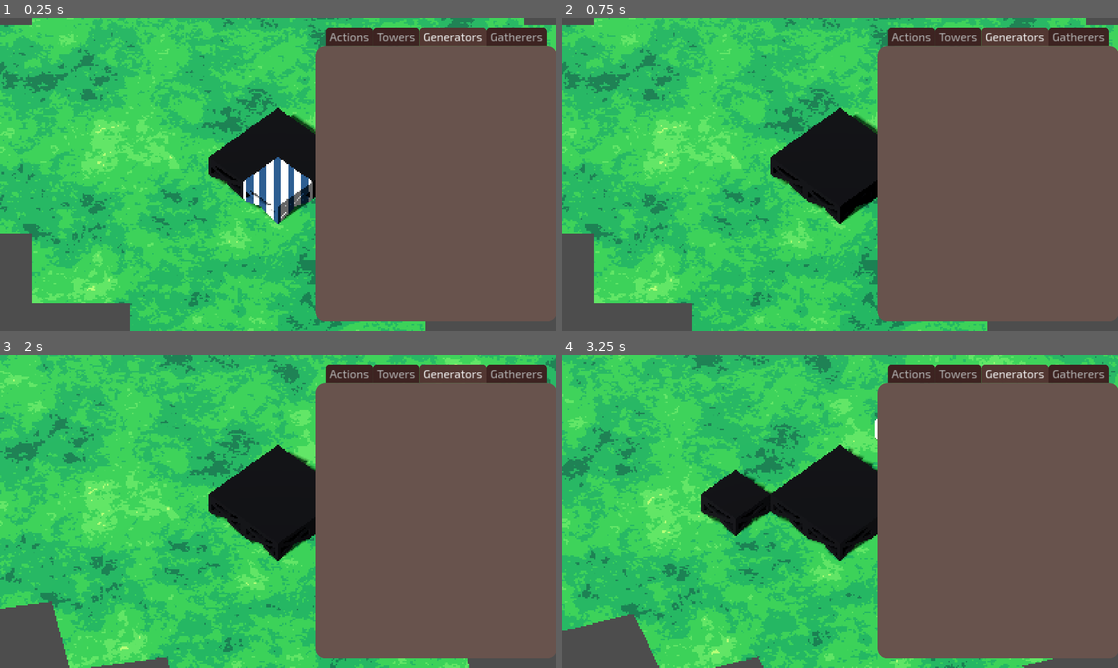
Above: before the commit, frames 1-4 (two rows, left to right).
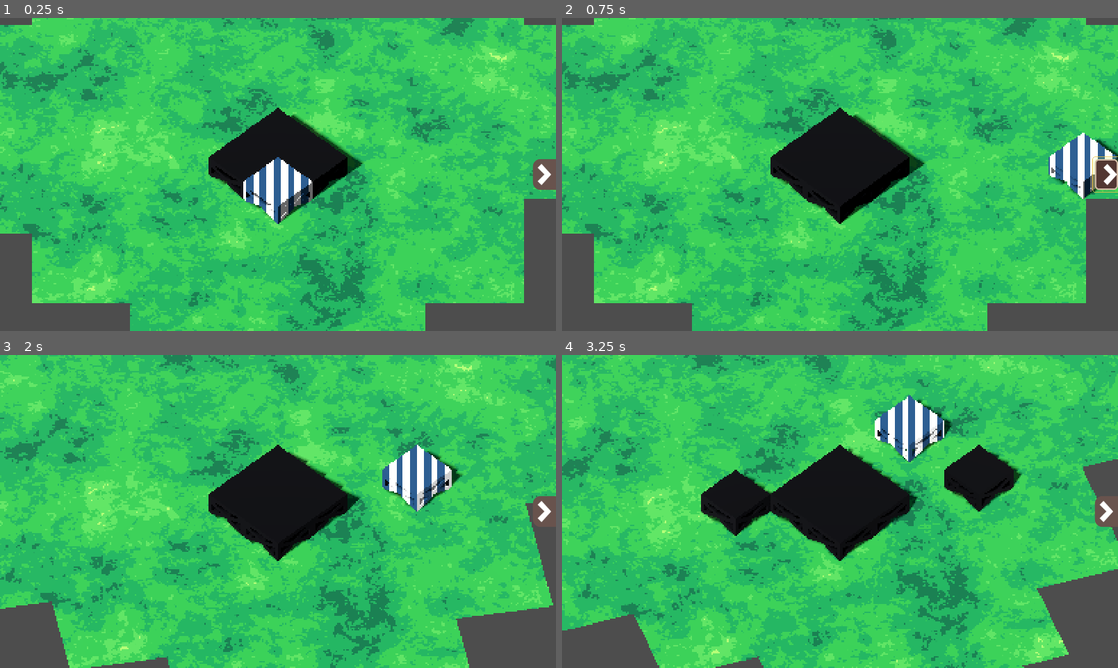
Above: after the commit, the same moments.

Repository: GamemakerPixel/cs315-project-3
Game: Godot game, scene res://scenes/maps/test_map.tscn
Same seed, same stepped clock (60 frames per second), same inputs: the game is played once before the commit and once after it. The project has no main scene, so this scene is started directly.
Inputs (mouse positions are in pixels of both pictures, inside the frame that each line leads up to):
- Up to frame 1 (0.25 s): no input
- Up to frame 2 (0.75 s): click (1106, 174) at 0.52 s
- Up to frame 3 (2 s): move the mouse to (400, 495) at 1.27 s; press the mouse at (400, 495) at 1.28 s; hold D (turn_right) from 1.28 s (still down)
- Up to frame 4 (3.25 s): move the mouse to (728, 527) at 2.02 s; release D (turn_right) at 2.03 s; release the mouse at (728, 527) at 2.03 s; hold S (backward) 2.03-2.78 s; click (728, 527) at 2.1 s; move the mouse to (895, 442) at 2.77 s; press the mouse at (895, 442) at 2.78 s; hold D (turn_right) from 2.78 s (still down)

The runs differ from the first frame. In frame 1, 40% of the frame differs, in the area x 56-100%, y 3-97%; in frame 2, 40%; in frame 3, 40%; in frame 4, 40%.

Commit message:
Add visibility button to UI

Diff:
--- /dev/null
+++ b/external/textures/ui/visibility_button_icon.svg
@@ -0,0 +1,50 @@
+<?xml version="1.0" encoding="UTF-8" standalone="no"?>
+<!-- Created with Inkscape (http://www.inkscape.org/) -->
+
+<svg
+   width="48"
+   height="48"
+   viewBox="0 0 48 48.000002"
+   version="1.1"
+   id="svg1"
+   inkscape:version="1.4 (e7c3feb100, 2024-10-09)"
+   sodipodi:docname="visibility_button_icon.svg"
+   inkscape:export-filename="/home/aidan/Programs/Development/School/cs315/cs315-project-3/assets/textures/ui/visibility_button_icon.png"
+   inkscape:export-xdpi="96"
+   inkscape:export-ydpi="96"
+   xmlns:inkscape="http://www.inkscape.org/namespaces/inkscape"
+   xmlns:sodipodi="http://sodipodi.sourceforge.net/DTD/sodipodi-0.dtd"
+   xmlns="http://www.w3.org/2000/svg"
+   xmlns:svg="http://www.w3.org/2000/svg">
+  <sodipodi:namedview
+     id="namedview1"
+     pagecolor="#797979"
+     bordercolor="#000000"
+     borderopacity="0.25"
+     inkscape:showpageshadow="2"
+     inkscape:pageopacity="0.0"
+     inkscape:pagecheckerboard="0"
+     inkscape:deskcolor="#d1d1d1"
+     inkscape:document-units="px"
+     inkscape:zoom="6.6504053"
+     inkscape:cx="27.96822"
+     inkscape:cy="24.359417"
+     inkscape:window-width="1290"
+     inkscape:window-height="791"
+     inkscape:window-x="0"
+     inkscape:window-y="0"
+     inkscape:window-maximized="1"
+     inkscape:current-layer="layer1" />
+  <defs
+     id="defs1" />
+  <g
+     inkscape:label="Layer 1"
+     inkscape:groupmode="layer"
+     id="layer1">
+    <path
+       style="fill:#ffffff;fill-opacity:1;stroke:#ffffff;stroke-width:0;stroke-linecap:butt;stroke-dasharray:none;stroke-opacity:1"
+       d="M 18,2 38,24 18,46 10,38 24,23.849633 10,10 Z"
+       id="path1"
+       sodipodi:nodetypes="ccccccc" />
+  </g>
+</svg>
--- a/scenes/ui/ui.tscn
+++ b/scenes/ui/ui.tscn
@@ -1,6 +1,14 @@
-[gd_scene load_steps=2 format=3 uid="uid://bnavhwlfl3mdu"]
+[gd_scene load_steps=4 format=3 uid="uid://bnavhwlfl3mdu"]
 
 [ext_resource type="Theme" uid="uid://cgdlk7toi888" path="res://resources/themes/game_ui.tres" id="1_f2ttj"]
+[ext_resource type="Texture2D" uid="uid://ba8qkaaumibdb" path="res://assets/textures/ui/visibility_button_icon.png" id="2_gkskk"]
+
+[sub_resource type="StyleBoxFlat" id="StyleBoxFlat_1wnug"]
+content_margin_top = 8.0
+content_margin_bottom = 8.0
+bg_color = Color(0.407843, 0.32549, 0.301961, 1)
+corner_radius_top_left = 16
+corner_radius_bottom_left = 16
 
 [node name="UI" type="CanvasLayer"]
 
@@ -8,23 +16,33 @@
 anchors_preset = 15
 anchor_right = 1.0
 anchor_bottom = 1.0
-offset_left = 656.0
 grow_horizontal = 2
 grow_vertical = 2
+size_flags_horizontal = 4
+mouse_filter = 2
 theme = ExtResource("1_f2ttj")
+theme_override_constants/margin_right = 0
 
 [node name="HBox" type="HBoxContainer" parent="Margin"]
 layout_mode = 2
+size_flags_horizontal = 8
+theme_override_constants/separation = 0
 alignment = 2
 
+[node name="VisibilityButton" type="Button" parent="Margin/HBox"]
+layout_mode = 2
+size_flags_vertical = 4
+theme_override_styles/normal = SubResource("StyleBoxFlat_1wnug")
+icon = ExtResource("2_gkskk")
+
 [node name="Buildings" type="TabContainer" parent="Margin/HBox"]
+visible = false
 custom_minimum_size = Vector2(500, 0)
 layout_mode = 2
 tab_alignment = 1
-current_tab = 2
+current_tab = 0
 
 [node name="Actions" type="MarginContainer" parent="Margin/HBox/Buildings"]
-visible = false
 layout_mode = 2
 metadata/_tab_index = 0
 
@@ -34,6 +52,7 @@
 metadata/_tab_index = 1
 
 [node name="Generators" type="MarginContainer" parent="Margin/HBox/Buildings"]
+visible = false
 layout_mode = 2
 metadata/_tab_index = 2
 
--- a/scenes/vehicle/vehicle.gd
+++ b/scenes/vehicle/vehicle.gd
@@ -14,14 +14,20 @@
 var _current_linear_velocity = 0.0
 var _current_rotational_velocity = 0.0
 
+var _currently_placing := false
+
 func _unhandled_input(event: InputEvent) -> void:
 	if event.is_action("forward") or event.is_action("backward"):
 		_drive_input = int(Input.get_axis("backward", "forward"))
 	if event.is_action("turn_left") or event.is_action("turn_right"):
 		_turn_input = int(Input.get_axis("turn_right", "turn_left"))
-	if event.is_action_pressed("place"):
-		var tile_coords = $PlacementPreview.get_current_tile_coordinates()
-		$GridMap.set_cell_item(tile_coords, 0)
+	if event.is_action("place"):
+		_currently_placing = Input.is_action_pressed("place")
+
+
+func _process(_delta: float) -> void:
+	if _currently_placing:
+		_place_at_mouse_position()
 
 
 func _physics_process(delta: float) -> void:
@@ -72,3 +78,8 @@
 	if resulting_target_direction != target_direction:
 		velocity = target_velocity
 	return velocity
+
+
+func _place_at_mouse_position() -> void:
+	var tile_coords = $PlacementPreview.get_current_tile_coordinates()
+	$GridMap.set_cell_item(tile_coords, 0)
Binary file added: assets/textures/ui/visibility_button_icon.png
Not shown, added: assets/textures/ui/visibility_button_icon.png.import
